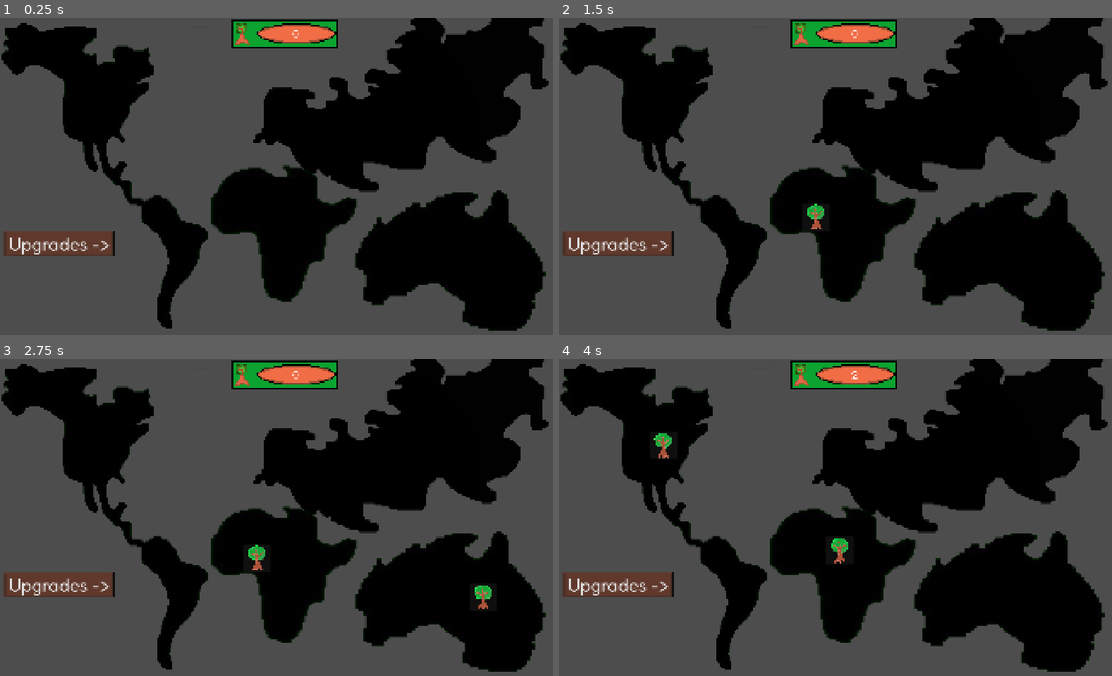
Above: before the commit, frames 1-4 (two rows, left to right).
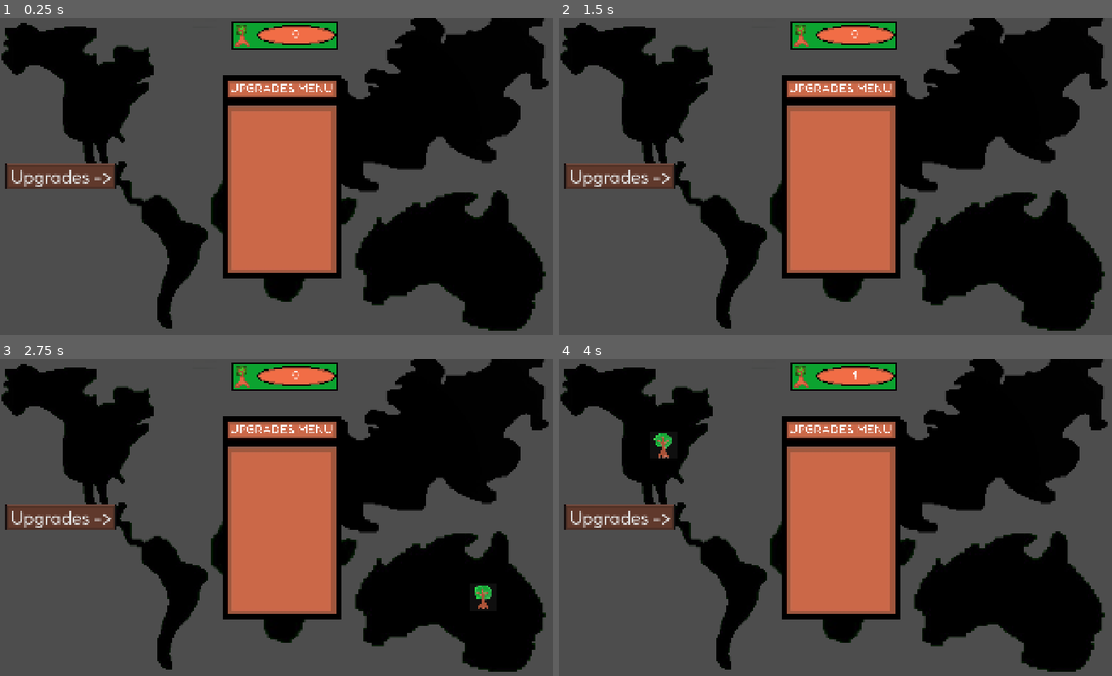
Above: after the commit, the same moments.

Repository: razsgriz/NatureStrikesBack
Game: Godot game, scene res://main.tscn
Same seed, same stepped clock (60 frames per second), same inputs: the game is played once before the commit and once after it.
Inputs (mouse positions are in pixels of both pictures, inside the frame that each line leads up to):
- Up to frame 1 (0.25 s): no input
- Up to frame 2 (1.5 s): click "Upgrades ->" at 0.5 s; click (841, 128) at 1.27 s
- Up to frame 3 (2.75 s): click (282, 469) at 2.02 s
- Up to frame 4 (4 s): click (818, 558) at 2.77 s; click (1040, 596) at 3.52 s

The runs differ from the first frame. In frame 1, 17% of the frame differs, in the area x 0-62%, y 0-83%; in frame 2, 17%; in frame 3, 17%; in frame 4, 17%.

Commit message:
Added the upgrade UI, doesnt work yet

Diff:
--- a/ui.tscn
+++ b/ui.tscn
@@ -6,13 +6,17 @@
 [ext_resource type="Script" uid="uid://12ig67s2ya4x" path="res://tree_amount.gd" id="3_mx0kw"]
 [ext_resource type="AudioStream" uid="uid://c4jri6c67h7g2" path="res://assets/audio/MeanGreen.wav" id="5_ibotj"]
 [ext_resource type="PackedScene" uid="uid://1a3s0ltctbqc" path="res://toggleupgrademenu.tscn" id="6_n5ude"]
+[ext_resource type="PackedScene" uid="uid://vraq7482jxmf" path="res://upgrades.tscn" id="7_waa4j"]
+[ext_resource type="Texture2D" uid="uid://vbkb36rt61qa" path="res://assets/upgrades menu.jpg" id="8_e2l4f"]
+[ext_resource type="PackedScene" uid="uid://ba3y0r8x4ow2u" path="res://upgradeone.tscn" id="9_n5rqp"]
+[ext_resource type="Texture2D" uid="uid://dxo40dt73w8cr" path="res://assets/IMG_1221.jpeg" id="10_irxef"]
 
 [node name="ui" type="CanvasLayer" unique_id=1690332116]
 follow_viewport_enabled = true
 script = ExtResource("1_nltto")
 
 [node name="counterui" parent="." unique_id=711349832 instance=ExtResource("1_37rai")]
-position = Vector2(0, -480)
+position = Vector2(0, -475)
 scale = Vector2(0.5, 0.5)
 
 [node name="treeAmount" type="Label" parent="." unique_id=186613561]
@@ -34,6 +38,64 @@
 
 [node name="AudioStreamPlayer" type="AudioStreamPlayer" parent="." unique_id=435289718]
 stream = ExtResource("5_ibotj")
+autoplay = true
 
 [node name="Node2D" parent="." unique_id=1345687132 instance=ExtResource("6_n5ude")]
-position = Vector2(-957, 169)
+position = Vector2(-950, -60)
+
+[node name="Upgrades" parent="." unique_id=60221739 instance=ExtResource("7_waa4j")]
+scale = Vector2(0.4, 0.4)
+
+[node name="Sprite2D2" type="Sprite2D" parent="Upgrades" unique_id=195299685]
+scale = Vector2(2, 2)
+texture = ExtResource("8_e2l4f")
+
+[node name="Label2" type="Label" parent="Upgrades" unique_id=861838562]
+offset_left = -470.0
+offset_top = -819.0
+offset_right = 459.0
+offset_bottom = -672.0
+theme_override_font_sizes/font_size = 105
+text = "UPGRADES MENU"
+horizontal_alignment = 1
+
+[node name="Upgrade1" parent="Upgrades" unique_id=1113633998 instance=ExtResource("9_n5rqp")]
+position = Vector2(0, -400)
+scale = Vector2(0.5, 0.5)
+
+[node name="Sprite2D2" type="Sprite2D" parent="Upgrades/Upgrade1" unique_id=1021506407]
+texture = ExtResource("10_irxef")
+
+[node name="Button2" type="Button" parent="Upgrades/Upgrade1" unique_id=761729934]
+offset_left = -831.0
+offset_top = -219.0
+offset_right = 840.0
+offset_bottom = 218.0
+metadata/_edit_use_anchors_ = true
+
+[node name="Upgrade2" parent="Upgrades" unique_id=1130916354 instance=ExtResource("9_n5rqp")]
+scale = Vector2(0.5, 0.5)
+
+[node name="Sprite2D2" type="Sprite2D" parent="Upgrades/Upgrade2" unique_id=1069576704]
+texture = ExtResource("10_irxef")
+
+[node name="Button2" type="Button" parent="Upgrades/Upgrade2" unique_id=1554293245]
+offset_left = -831.0
+offset_top = -219.0
+offset_right = 840.0
+offset_bottom = 218.0
+metadata/_edit_use_anchors_ = true
+
+[node name="Upgrade3" parent="Upgrades" unique_id=1133554619 instance=ExtResource("9_n5rqp")]
+position = Vector2(0, 400)
+scale = Vector2(0.5, 0.5)
+
+[node name="Sprite2D2" type="Sprite2D" parent="Upgrades/Upgrade3" unique_id=816931353]
+texture = ExtResource("10_irxef")
+
+[node name="Button2" type="Button" parent="Upgrades/Upgrade3" unique_id=50568863]
+offset_left = -831.0
+offset_top = -219.0
+offset_right = 840.0
+offset_bottom = 218.0
+metadata/_edit_use_anchors_ = true
--- a/upgrades.gd
+++ b/upgrades.gd
@@ -1,2 +1 @@
 extends Node2D
-Button
--- a/upgrades.tscn
+++ b/upgrades.tscn
@@ -2,6 +2,8 @@
 
 [ext_resource type="Script" uid="uid://drwt2qv7dky67" path="res://upgrades.gd" id="1_alr6r"]
 [ext_resource type="Texture2D" uid="uid://vbkb36rt61qa" path="res://assets/upgrades menu.jpg" id="1_k80ou"]
+[ext_resource type="PackedScene" uid="uid://ba3y0r8x4ow2u" path="res://upgradeone.tscn" id="3_ba88x"]
+[ext_resource type="Texture2D" uid="uid://dxo40dt73w8cr" path="res://assets/IMG_1221.jpeg" id="4_fn3gv"]
 
 [node name="Upgrades" type="Node2D" unique_id=60221739]
 script = ExtResource("1_alr6r")
@@ -18,3 +20,44 @@
 theme_override_font_sizes/font_size = 105
 text = "UPGRADES MENU"
 horizontal_alignment = 1
+
+[node name="Upgrade1" parent="." unique_id=1113633998 instance=ExtResource("3_ba88x")]
+position = Vector2(0, -400)
+scale = Vector2(0.5, 0.5)
+
+[node name="Sprite2D2" type="Sprite2D" parent="Upgrade1" unique_id=1886769087]
+texture = ExtResource("4_fn3gv")
+
+[node name="Button2" type="Button" parent="Upgrade1" unique_id=497484464]
+offset_left = -831.0
+offset_top = -219.0
+offset_right = 840.0
+offset_bottom = 218.0
+metadata/_edit_use_anchors_ = true
+
+[node name="Upgrade2" parent="." unique_id=12007991 instance=ExtResource("3_ba88x")]
+scale = Vector2(0.5, 0.5)
+
+[node name="Sprite2D2" type="Sprite2D" parent="Upgrade2" unique_id=955125706]
+texture = ExtResource("4_fn3gv")
+
+[node name="Button2" type="Button" parent="Upgrade2" unique_id=351852596]
+offset_left = -831.0
+offset_top = -219.0
+offset_right = 840.0
+offset_bottom = 218.0
+metadata/_edit_use_anchors_ = true
+
+[node name="Upgrade3" parent="." unique_id=252230573 instance=ExtResource("3_ba88x")]
+position = Vector2(0, 400)
+scale = Vector2(0.5, 0.5)
+
+[node name="Sprite2D2" type="Sprite2D" parent="Upgrade3" unique_id=497528432]
+texture = ExtResource("4_fn3gv")
+
+[node name="Button2" type="Button" parent="Upgrade3" unique_id=1180797580]
+offset_left = -831.0
+offset_top = -219.0
+offset_right = 840.0
+offset_bottom = 218.0
+metadata/_edit_use_anchors_ = true
